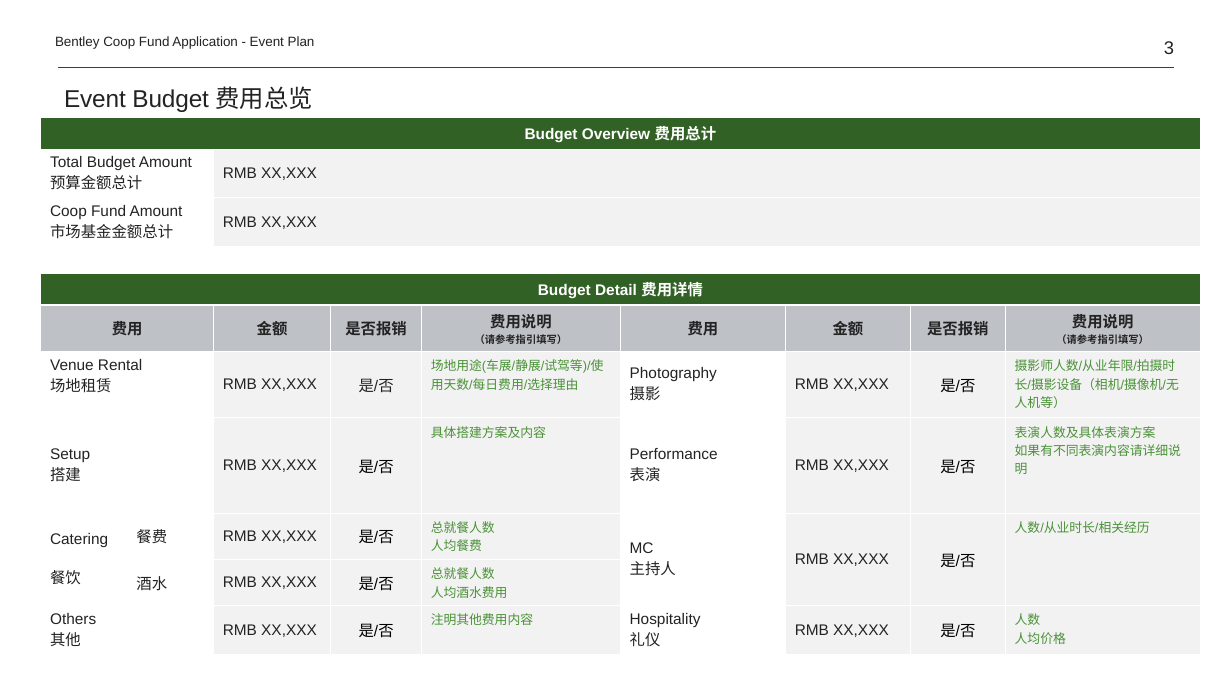
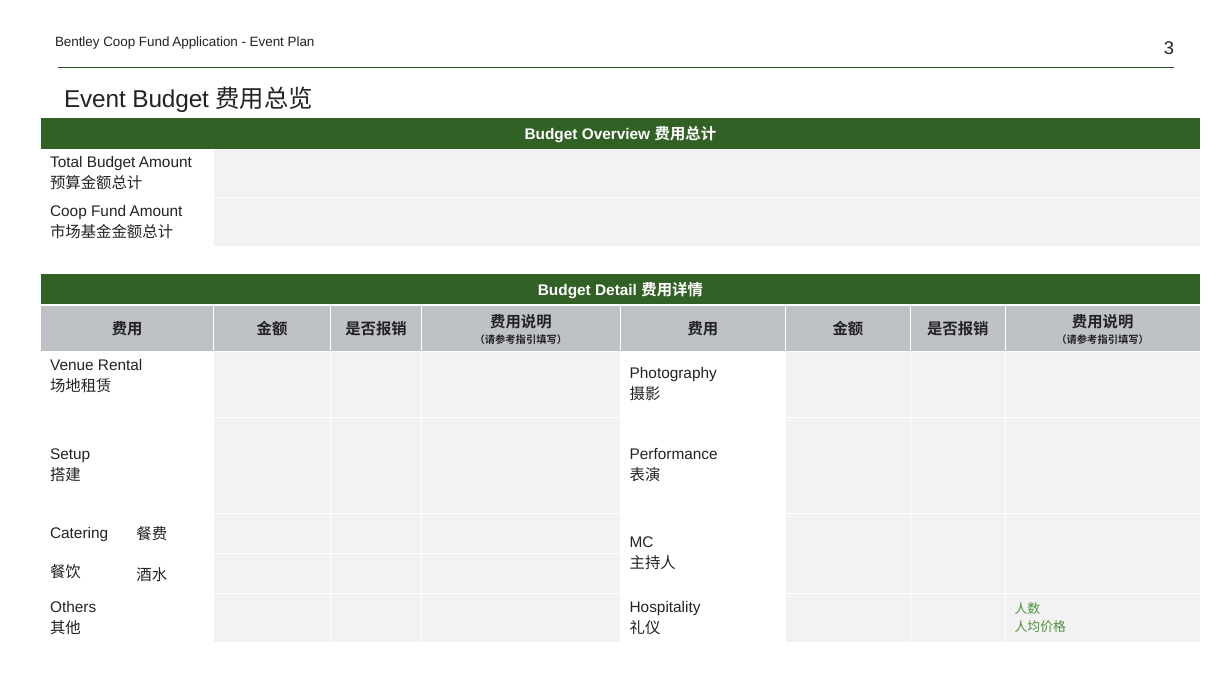
Before and after one commit to Yrtech-Tony/com.yrtech.Bentley.API.Upgrade, a slide deck: slide 3 of com.yrtech.bentleyAPI/com.yrtech.InventoryAPI/template/PlanOffLine.pptx. Drawn at 1232x693 pixels with LibreOffice and Linux fonts; fonts in the diff are those of the drawing. Boxes give left, top, right and bottom in pixels: in the first picture for what was removed or moved away, otherwise in the second. Text is boxed around its words. In the diff, an @@ line names an element or a change of style, - is before the commit and + after.

```diff
--- a/com.yrtech.bentleyAPI/com.yrtech.InventoryAPI/template/PlanOffLine.pptx
+++ b/com.yrtech.bentleyAPI/com.yrtech.InventoryAPI/template/PlanOffLine.pptx
@@ table at <box>41,117,1200,639</box> @@
-row 2, column 3: RMB XX,XXX
+row 2, column 3: 
-row 3, column 3: RMB XX,XXX
+row 3, column 3: 
-row 7: Venue Rental / 场地租赁 |  | RMB XX,XXX | 是/否 | 场地用途(车展/静展/试驾等)/使用天数/每日费用/选择理由 | Photography / 摄影 | RMB XX,XXX | 是/否 | 摄影师人数/从业年限/拍摄时长/摄影设备（相机/摄像机/无人机等）
+row 7: Venue Rental / 场地租赁 |  |  |  |  | Photography / 摄影 |  |  | 
-row 8: Setup / 搭建 |  | RMB XX,XXX | 是/否 | 具体搭建方案及内容 | Performance / 表演 | RMB XX,XXX | 是/否 | 表演人数及具体表演方案 / 如果有不同表演内容请详细说明
+row 8: Setup / 搭建 |  |  |  |  | Performance / 表演 |  |  | 
-row 9: Catering / 餐饮 | 餐费 | RMB XX,XXX | 是/否 | 总就餐人数 / 人均餐费 | MC / 主持人 | RMB XX,XXX | 是/否 | 人数/从业时长/相关经历
+row 9: Catering / 餐饮 | 餐费 |  |  |  | MC / 主持人 |  |  | 
-row 10:  | 酒水 | RMB XX,XXX | 是/否 | 总就餐人数 / 人均酒水费用 |  |  |  | 
+row 10:  | 酒水 |  |  |  |  |  |  | 
-row 11: Others / 其他 |  | RMB XX,XXX | 是/否 | 注明其他费用内容 | Hospitality / 礼仪 | RMB XX,XXX | 是/否 | 人数 / 人均价格
+row 11: Others / 其他 |  |  |  |  | Hospitality / 礼仪 |  |  | 人数 / 人均价格
```
Also in this commit, not shown: 5 other slides changed, 12 other files.
